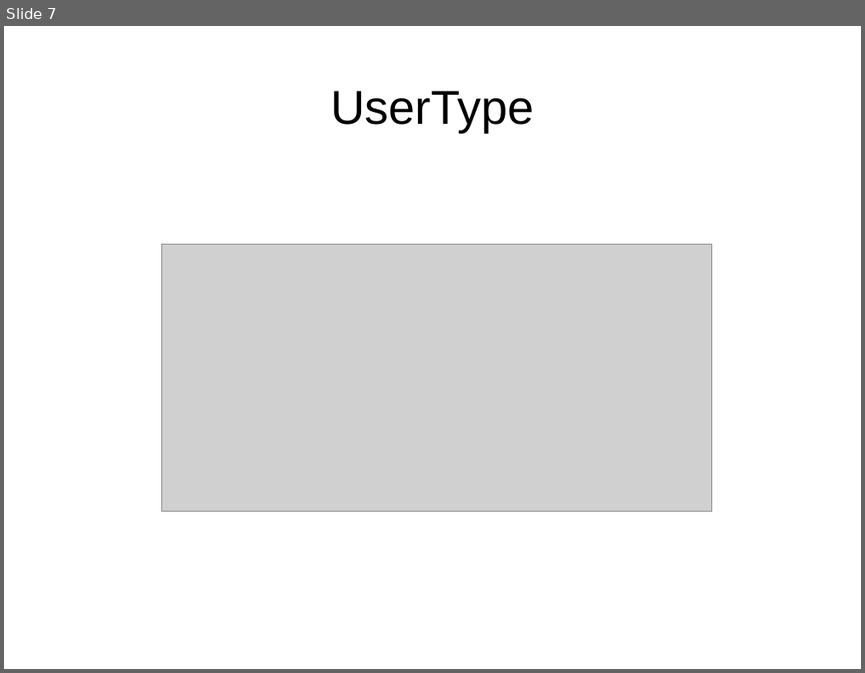
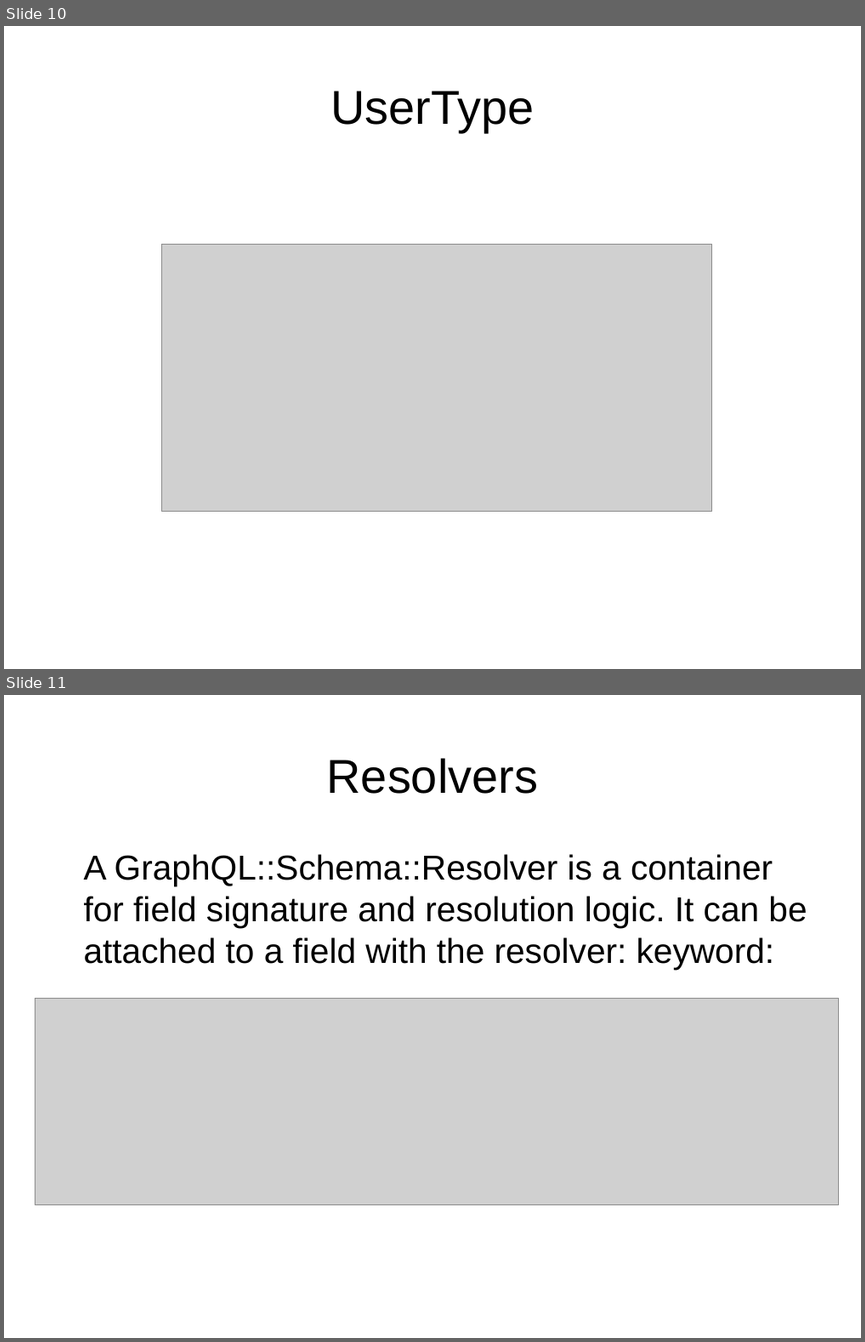
Before and after one commit to okapusta/graphql-example, a slide deck: doc/graphql.odp. Shown one above the other, each under a label of ours: slide 7 before the commit, slides 10 and 11 after it. The pictures are 865x673 and 865x1342 pixels, drawn with LibreOffice and Linux fonts; fonts in the diff are those of the drawing; grey boxes stand for pictures. Boxes give left, top, right and bottom in pixels: in the first picture for what was removed or moved away, otherwise in the second. Text is boxed around its words. In the diff, an @@ line names an element or a change of style, - is before the commit and + after.

```diff
--- a/doc/graphql.odp
+++ b/doc/graphql.odp
@@ slide 11 added at (4,695,861,1338), background #FFFFFF @@
@@ title added at (327,758,538,794), 44 pt, text #000000 @@
+Resolvers
@@ text added at (84,854,806,969), 32 pt, text #000000 @@
+A GraphQL::Schema::Resolver is a container for field signature and resolution logic. It can be attached to a field with the resolver: keyword:
@@ picture added at (35,998,839,1204) @@
@@ what was slide 7 is now slide 10 @@
```
Also in this commit, not shown: 11 other slides added, 6 slides removed, 1 other file.
